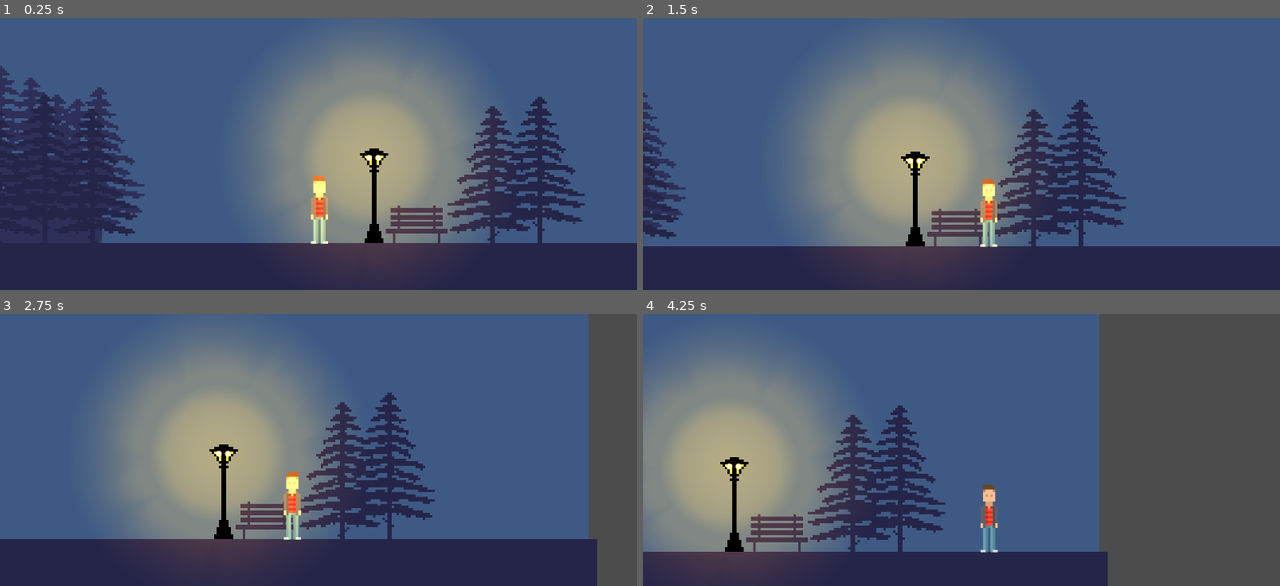
Above: before the commit, frames 1-4 (two rows, left to right).
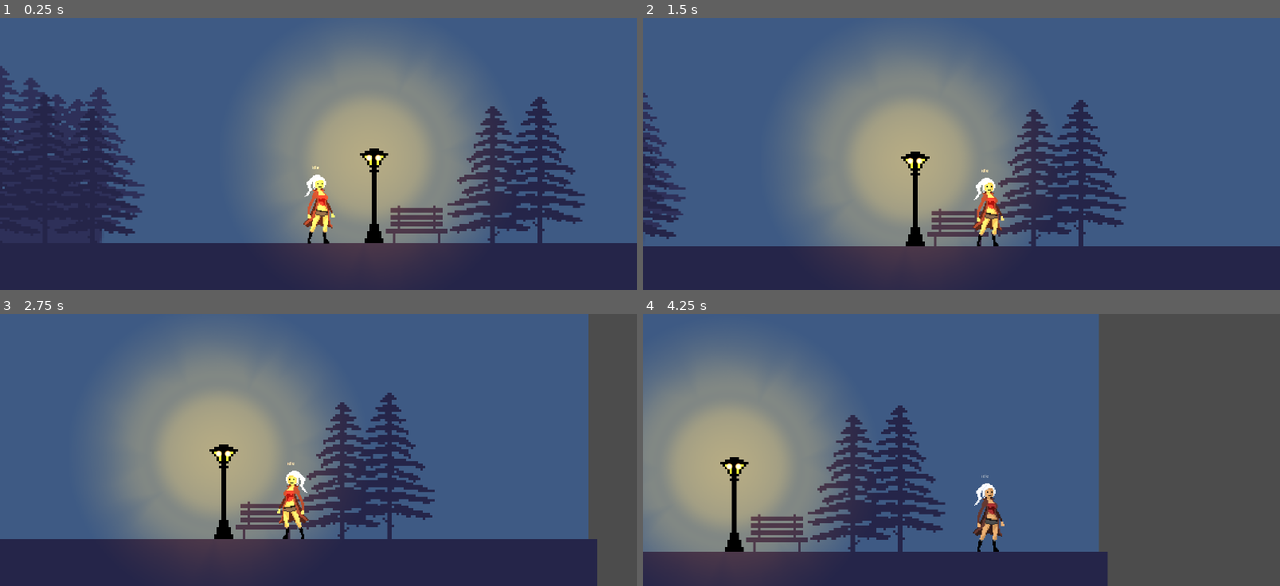
Above: after the commit, the same moments.

Repository: TjCulham/NightCrawler
Game: Godot game, scene res://source/levels/TestLevel.tscn
Two runs of this game, one before a commit and one after it. Both use one fixed random seed, a clock stepped at 60 frames per second and the inputs below.
Inputs:
- Up to frame 1 (0.25 s): no input
- Up to frame 2 (1.5 s): hold D (moveRight) from 0.53 s (still down); tap W (jump) at 0.77 s
- Up to frame 3 (2.75 s): tap W (jump) at 1.52 s; release D (moveRight) at 2.03 s; hold A (moveLeft) from 2.03 s (still down)
- Up to frame 4 (4.25 s): release A (moveLeft) at 2.78 s; hold D (moveRight) from 2.78 s (still down); tap W (jump) at 3.02, 3.77 s

The runs differ from the first frame. In frame 1, 0.7% of the frame differs, in the area x 47-53%, y 54-84%; in frame 2, 0.7%; in frame 3, 0.8%; in frame 4, 0.9%, in the area x 13-72%, y 0-88%.

Commit message:
added player v1

Diff:
--- a/source/actors/player/player.tscn
+++ b/source/actors/player/player.tscn
@@ -1,11 +1,11 @@
 [gd_scene load_steps=5 format=2]
 
-[ext_resource path="res://assets/testing/manTest.png" type="Texture" id=1]
+[ext_resource path="res://assets/characters/mainCharacterV1.png" type="Texture" id=1]
 [ext_resource path="res://source/actors/player/player.gd" type="Script" id=2]
 [ext_resource path="res://source/actors/player/playerSM.gd" type="Script" id=3]
 
 [sub_resource type="RectangleShape2D" id=1]
-extents = Vector2( 27.7599, 112.835 )
+extents = Vector2( 45.0503, 112.835 )
 
 [node name="player" type="KinematicBody2D"]
 collision_mask = 8
@@ -16,15 +16,25 @@
 
 [node name="Body" type="Node2D" parent="."]
 
-[node name="manTest" type="Sprite" parent="Body"]
-position = Vector2( 4.45135, -122.285 )
+[node name="mainCharacterV1" type="Sprite" parent="Body"]
+position = Vector2( 1.02267, -115.373 )
+scale = Vector2( 3.56062, 3.56062 )
 texture = ExtResource( 1 )
 
 [node name="CollisionShape2D" type="CollisionShape2D" parent="."]
-position = Vector2( 4.17184, -115.093 )
+position = Vector2( 1.39387, -115.093 )
 shape = SubResource( 1 )
 
 [node name="Camera2D" type="Camera2D" parent="."]
 position = Vector2( 1.13147, -295.788 )
 current = true
 smoothing_enabled = true
+
+[node name="SMLabel" type="Label" parent="."]
+margin_left = -20.7656
+margin_top = -257.605
+margin_right = 19.2344
+margin_bottom = -243.605
+__meta__ = {
+"_edit_use_anchors_": false
+}
--- a/source/actors/player/playerSM.gd
+++ b/source/actors/player/playerSM.gd
@@ -53,6 +53,7 @@
 
 
 func enterState(newState, oldState):
+	parent.get_node("SMLabel").text = states.keys()[state]
 #	match newState:
 #		states.idle:
 #			parent.anim_player.play("idle")
Binary file added: Pixel art/mainCharacterV1.aseprite
Binary file added: assets/characters/mainCharacterV1.png
Not shown, added: assets/characters/mainCharacterV1.png.import
